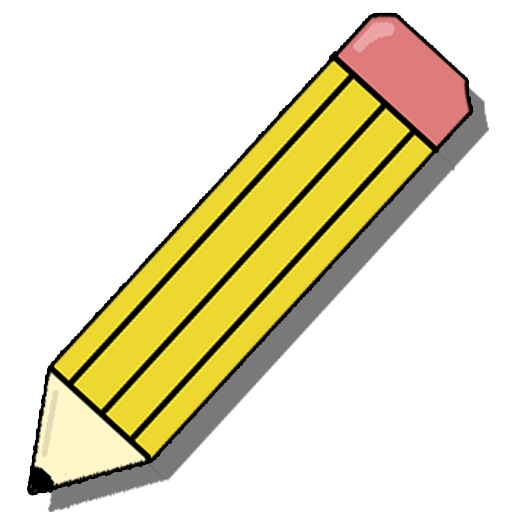
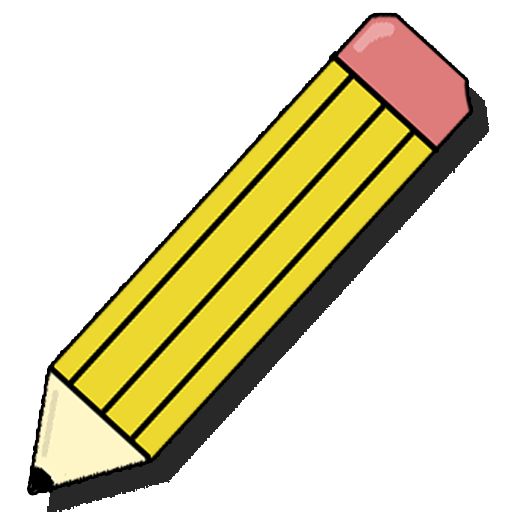
Layers edited between the first and the second w=512, h=512 image:
painted on "Layer 1 copy" over (47, 85, 489, 512)
